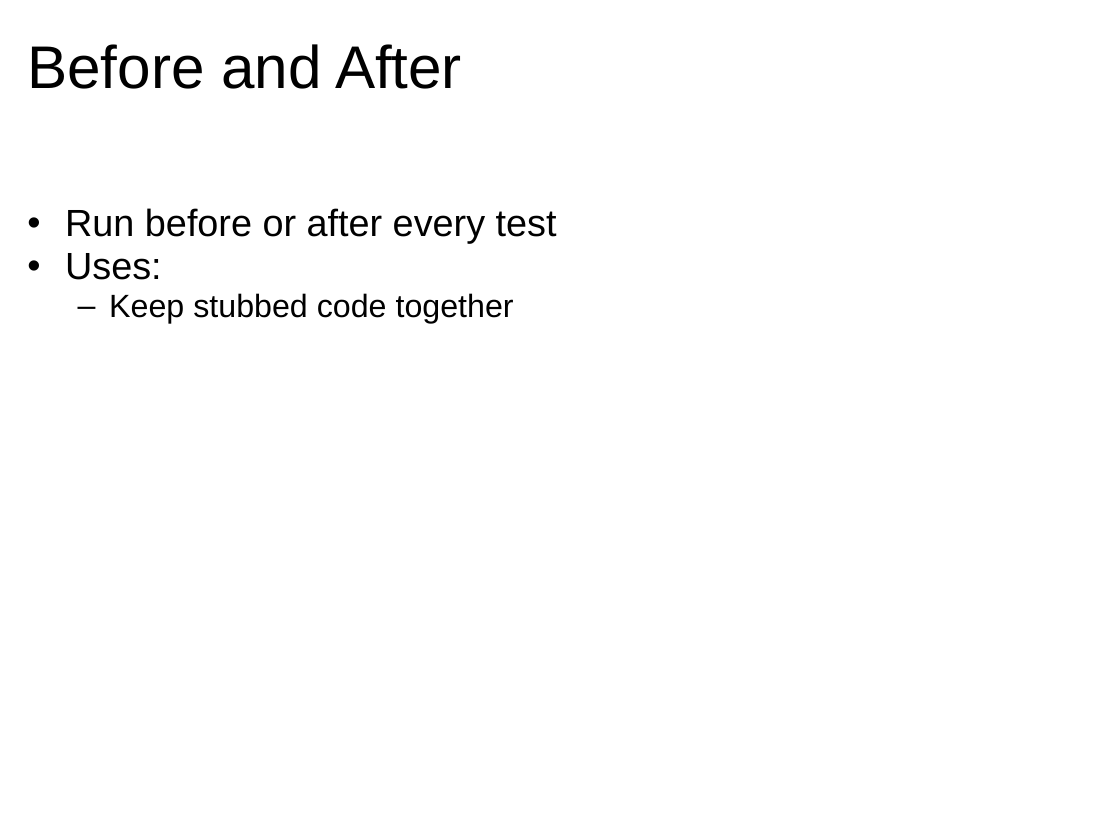
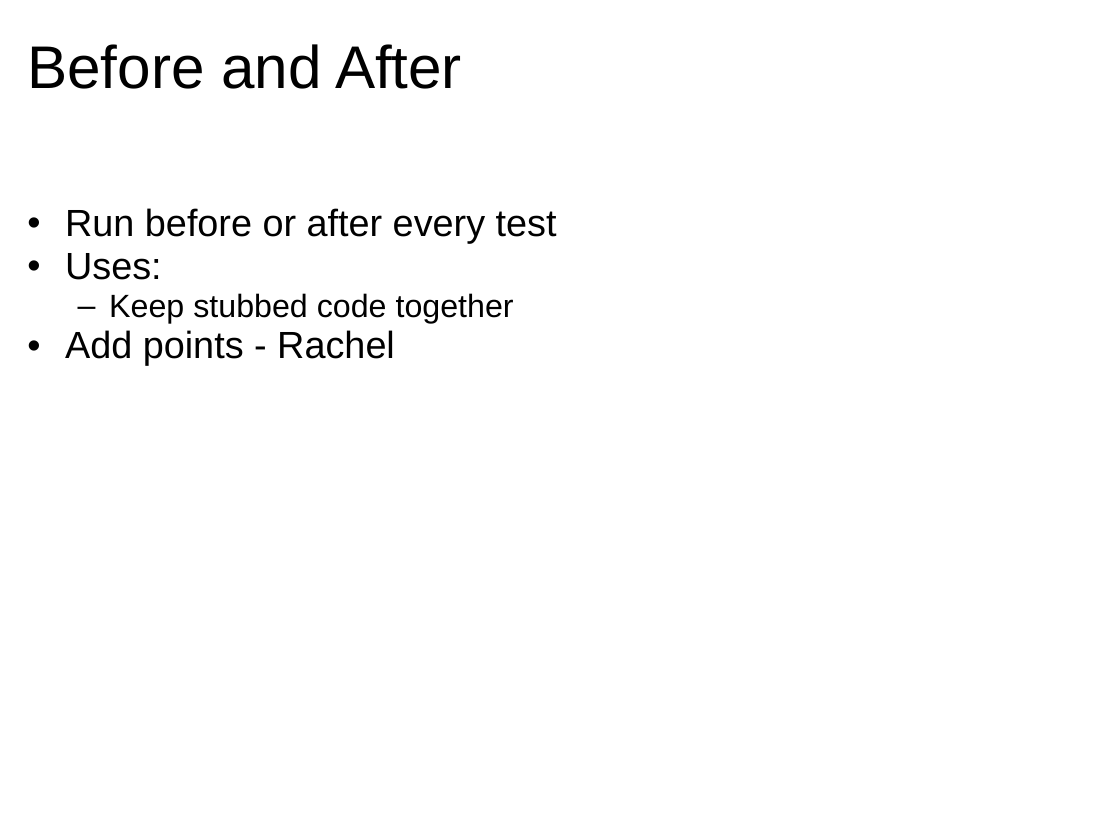
Before and after one commit to jomontanari/JasmineBowlingGame, a slide deck: slide 9 of TestingJavaScript_with_Jasmine.ppt (slide 10 before the commit). Drawn at 1120x840 pixels with LibreOffice and Linux fonts; fonts in the diff are those of the drawing. Boxes give left, top, right and bottom in pixels: in the first picture for what was removed or moved away, otherwise in the second. Text is boxed around its words. In the diff, an @@ line names an element or a change of style, - is before the commit and + after.

```diff
--- a/TestingJavaScript_with_Jasmine.ppt
+++ b/TestingJavaScript_with_Jasmine.ppt
@@ text at (x1=65, y1=330, x2=395, y2=366): paragraph added @@
+• Add points - Rachel
```
Also in this commit, not shown: 5 other slides changed, 6 slides added, 9 slides removed, 1 other file.
